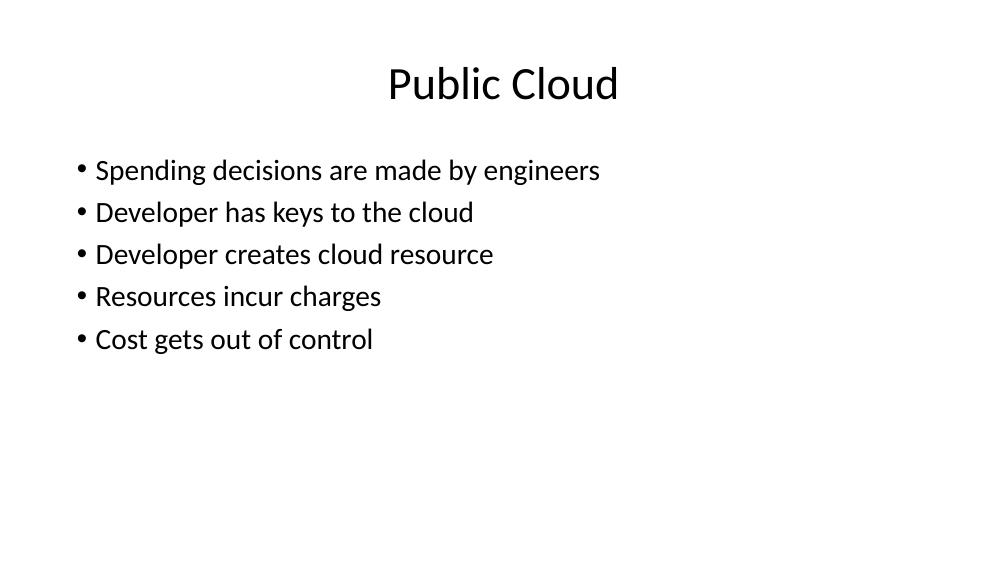
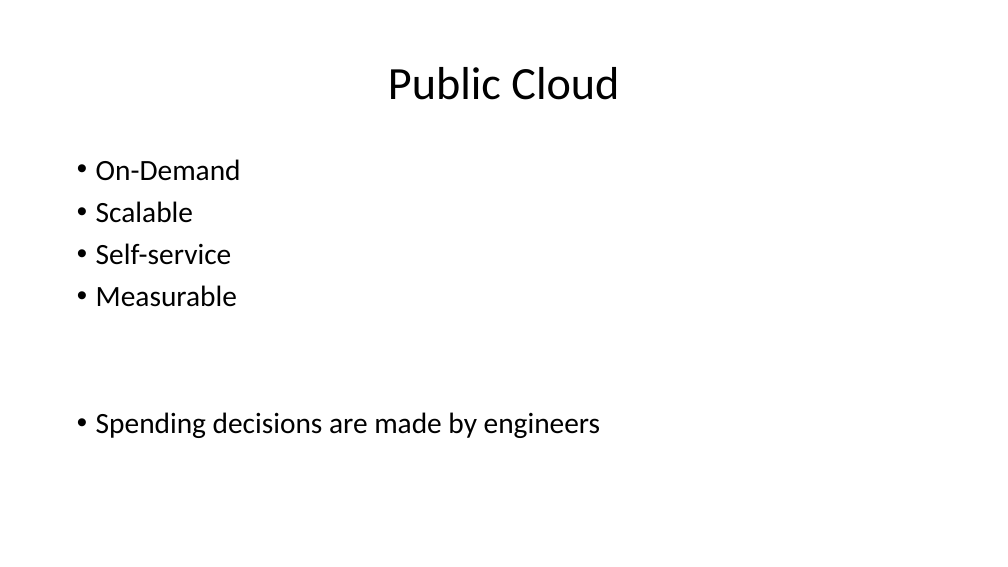
Before and after one commit to peterperov/MSFTCSA, a slide deck: slide 7 of 104-FinOps/Azure FinOps - Introduction.pptx. Drawn at 1008x567 pixels with LibreOffice and Linux fonts; fonts in the diff are those of the drawing. Boxes give left, top, right and bottom in pixels: in the first picture for what was removed or moved away, otherwise in the second. Text is boxed around its words. In the diff, an @@ line names an element or a change of style, - is before the commit and + after.

```diff
--- a/104-FinOps/Azure FinOps - Introduction.pptx
+++ b/104-FinOps/Azure FinOps - Introduction.pptx
@@ text at [96, 159, 241, 307]: paragraphs added @@
+• On-Demand
+• Scalable
+• Self-service
+• Measurable
@@ text at [96, 201, 494, 354]: paragraphs removed @@
-• Developer has keys to the cloud
-• Developer creates cloud resource
-• Resources incur charges
-• Cost gets out of control
```
Also in this commit, not shown: 14 other slides changed, 2 slides added.
